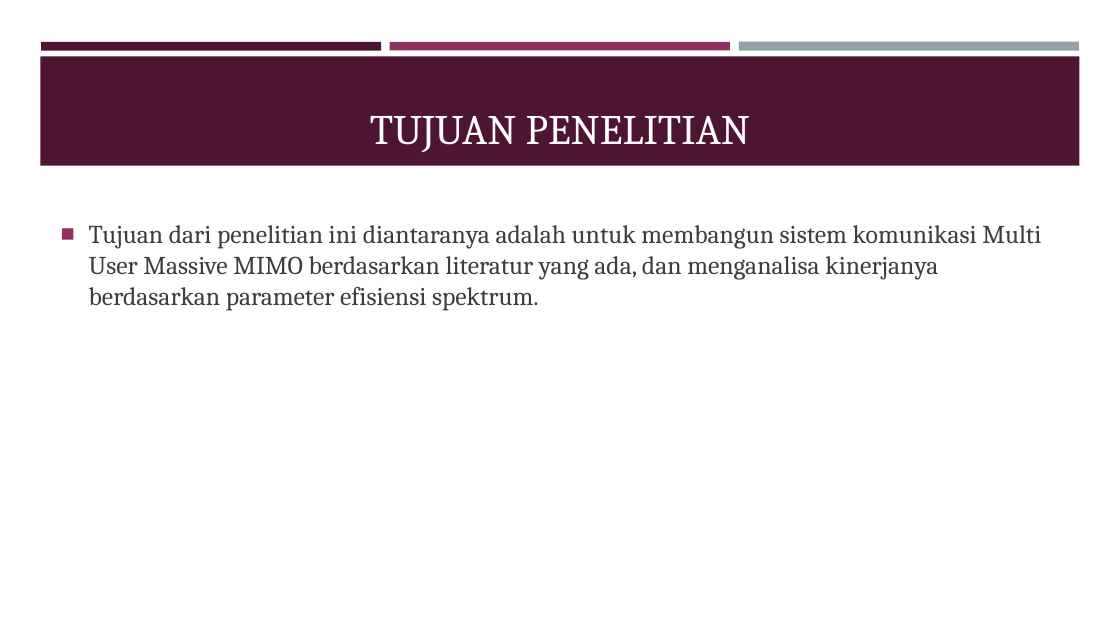
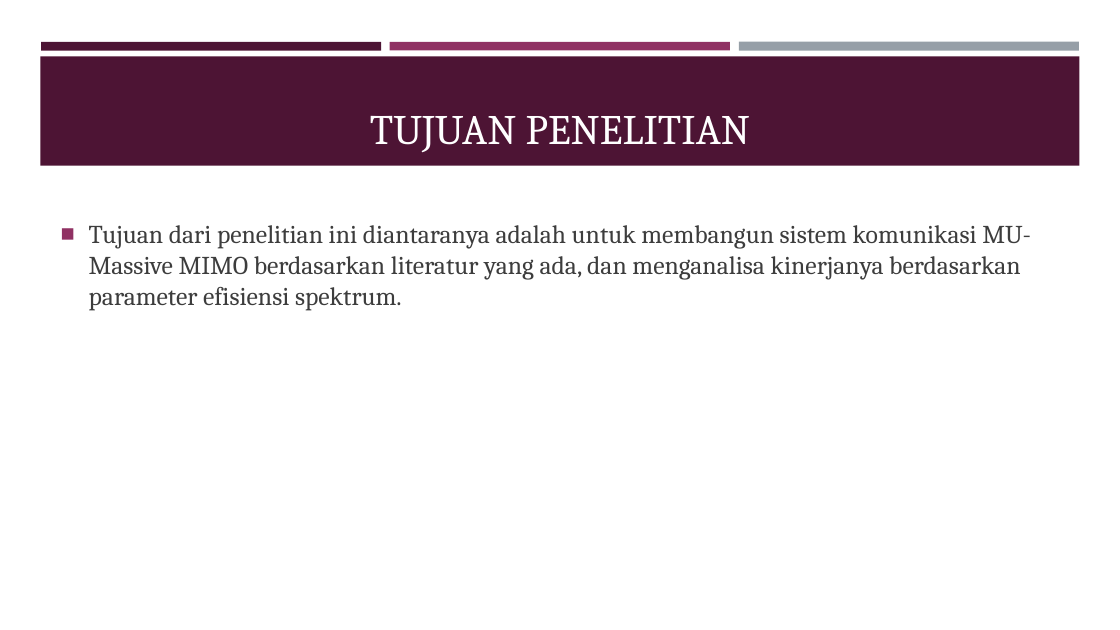
Before and after one commit to pudjamansyurin/al-massive-mimo, a slide deck: slide 5 of DOC/SIDANG TESIS/presentasi [Autosaved].pptx. Drawn at 1120x630 pixels with LibreOffice and Linux fonts; fonts in the diff are those of the drawing. Boxes give left, top, right and bottom in pixels: in the first picture for what was removed or moved away, otherwise in the second. Text is boxed around its words. In the diff, an @@ line names an element or a change of style, - is before the commit and + after.

```diff
--- a/DOC/SIDANG TESIS/presentasi [Autosaved].pptx
+++ b/DOC/SIDANG TESIS/presentasi [Autosaved].pptx
@@ text at (89,225,1031,311): text changed @@
-■ Tujuan dari penelitian ini diantaranya adalah untuk membangun sistem komunikasi Multi User Massive MIMO berdasarkan literatur yang ada, dan menganalisa kinerjanya berdasarkan parameter efisiensi spektrum.
+■ Tujuan dari penelitian ini diantaranya adalah untuk membangun sistem komunikasi MU-Massive MIMO berdasarkan literatur yang ada, dan menganalisa kinerjanya berdasarkan parameter efisiensi spektrum.
```
Also in this commit, not shown: 14 other slides changed, 7 slides removed, 4 other files.
